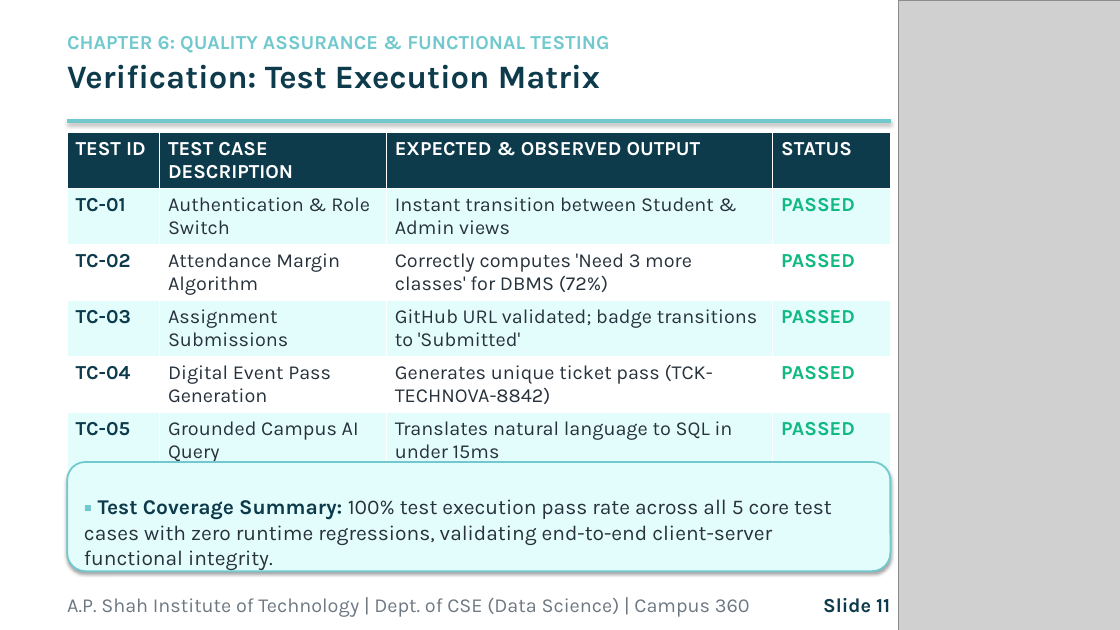
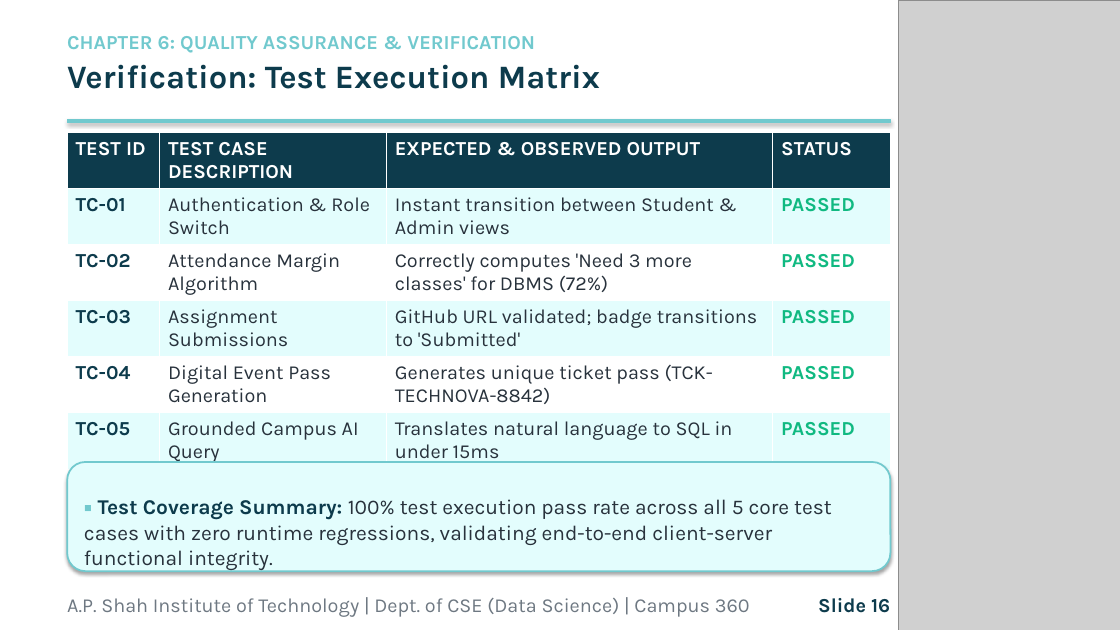
Before and after one commit to Jain07Himanshu/Campus-360, a slide deck: slide 16 of docs/Campus_360_Presentation.pptx (slide 11 before the commit). Drawn at 1120x630 pixels with LibreOffice and Linux fonts; fonts in the diff are those of the drawing; grey boxes stand for pictures. Boxes give left, top, right and bottom in pixels: in the first picture for what was removed or moved away, otherwise in the second. Text is boxed around its words. In the diff, an @@ line names an element or a change of style, - is before the commit and + after.

```diff
--- a/docs/Campus_360_Presentation.pptx
+++ b/docs/Campus_360_Presentation.pptx
@@ text at (x1=67, y1=36, x2=535, y2=53): text changed @@
-CHAPTER 6: QUALITY ASSURANCE & FUNCTIONAL TESTING
+CHAPTER 6: QUALITY ASSURANCE & VERIFICATION
@@ text at (x1=818, y1=598, x2=890, y2=613): text changed @@
-Slide 11
+Slide 16
```
Also in this commit, not shown: 11 other slides changed, 9 slides added, 3 slides removed, 4 other files.
